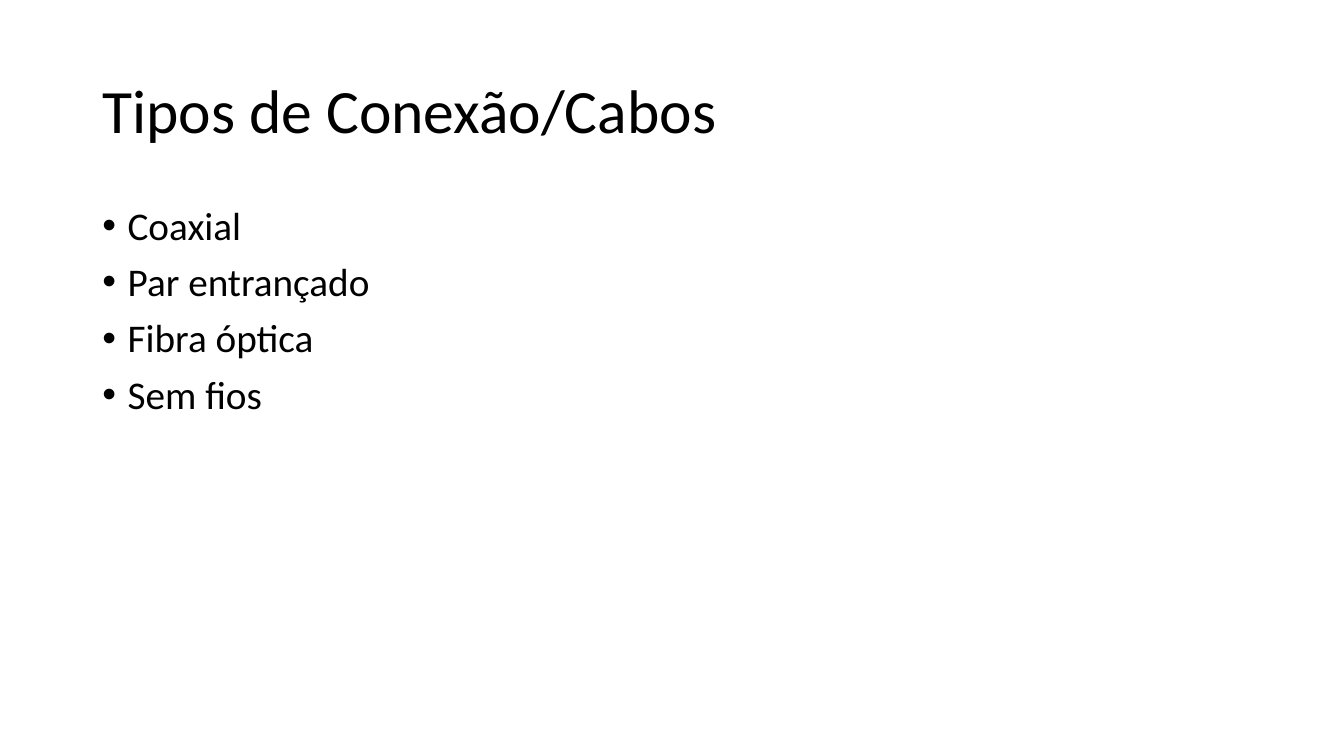
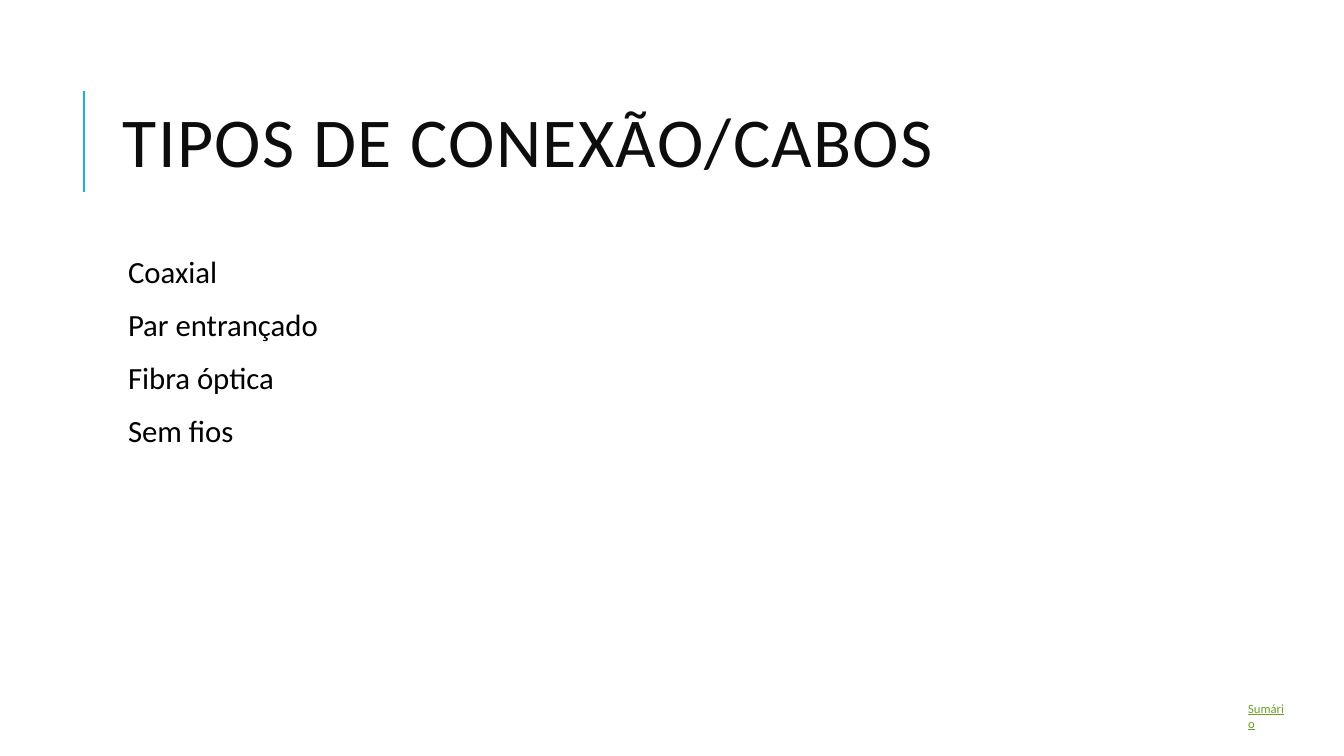
Before and after one commit to nunojmsantos/xunil, a slide deck: slide 12 of Conexões de Rede.pptx (slide 8 before the commit). Drawn at 1344x756 pixels with LibreOffice and Linux fonts; fonts in the diff are those of the drawing. Boxes give left, top, right and bottom in pixels: in the first picture for what was removed or moved away, otherwise in the second. Text is boxed around its words. In the diff, an @@ line names an element or a change of style, - is before the commit and + after.

```diff
--- a/Conexões de Rede.pptx
+++ b/Conexões de Rede.pptx
@@ line added from (84, 192) to (84, 91), #1CADE4 1.5 pt @@
@@ title at (123,111,932,170): text changed; size 44 to 50 pt; text colour #000000 to #0D0D0D @@
-Tipos de Conexão/Cabos
+TIPOS DE CONEXÃO/CABOS
@@ text "Coaxial": place and size @@
-text "Coaxial" at (128,212,369,410)
+text "Coaxial" at (128,261,318,443)
@@ text "Coaxial" at (128,261,318,443): size 28 to 22 pt; bullet • to  ; more space between paragraphs @@
@@ text added at (1238,696,1300,721), 9 pt, text #6B9F25, underline @@
+Sumário
```
Also in this commit, not shown: 10 other slides changed, 4 slides added, 1 other file.
